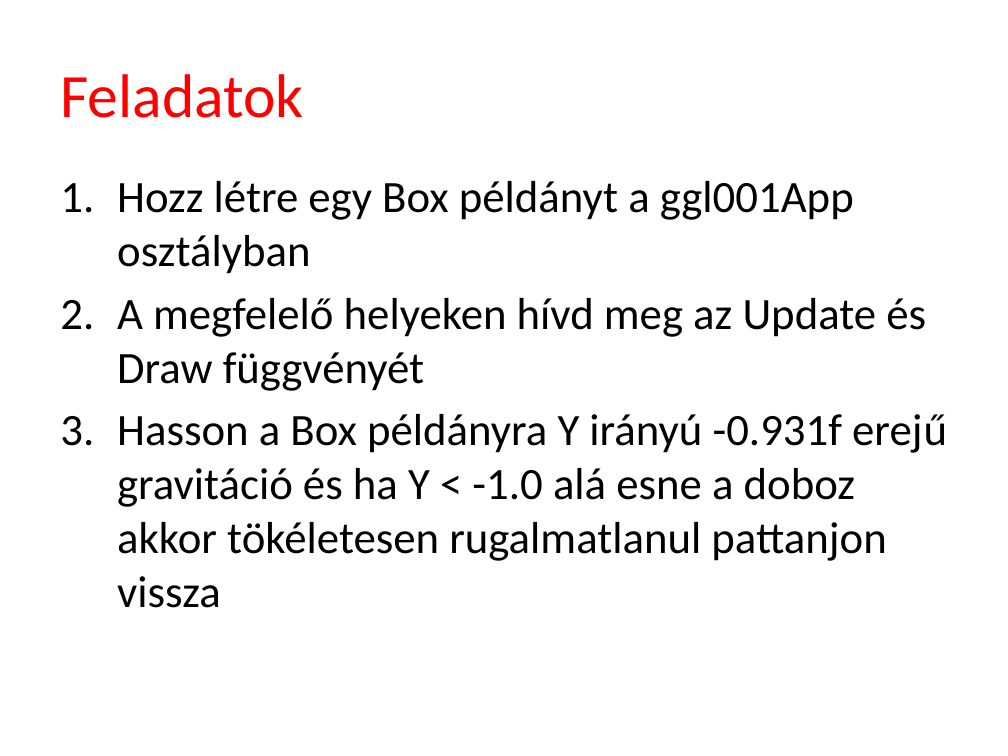
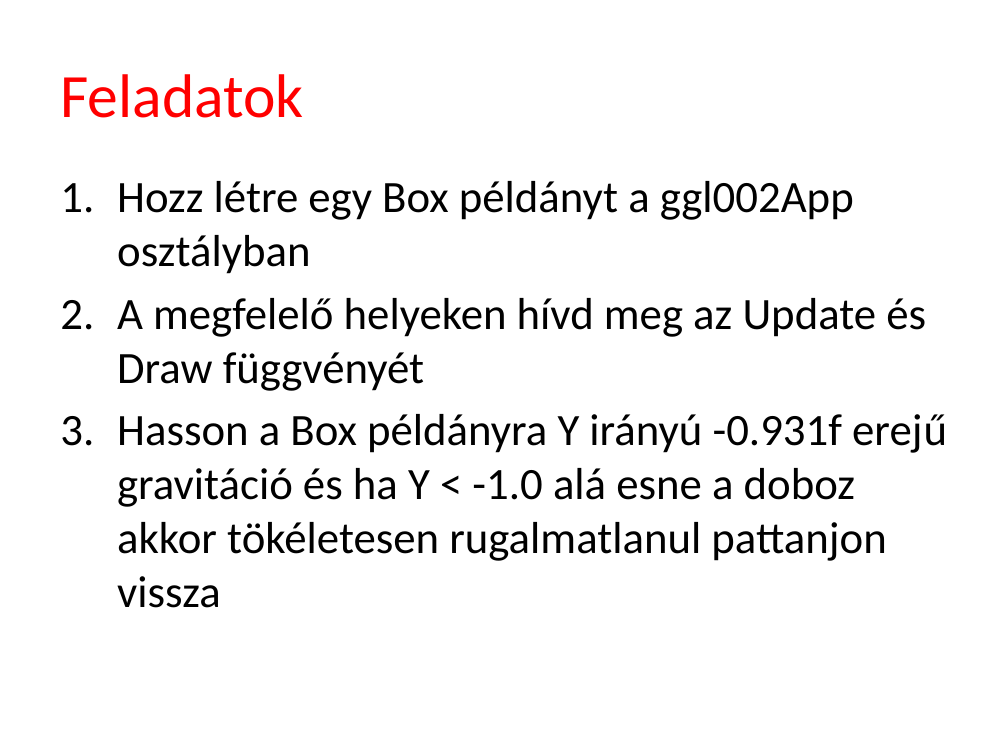
Before and after one commit to tyekx/dx12, a slide deck: slide 18 of Slides/ggl002-Libraries.pptx. Drawn at 1008x756 pixels with LibreOffice and Linux fonts; fonts in the diff are those of the drawing; background and template pictures are left out. Boxes give left, top, right and bottom in pixels: in the first picture for what was removed or moved away, otherwise in the second. Text is boxed around its words. In the diff, an @@ line names an element or a change of style, - is before the commit and + after.

```diff
--- a/Slides/ggl002-Libraries.pptx
+++ b/Slides/ggl002-Libraries.pptx
@@ text at [117, 181, 854, 274]: text changed @@
-1. Hozz létre egy Box példányt a ggl001App osztályban
+1. Hozz létre egy Box példányt a ggl002App osztályban
```
Also in this commit, not shown: 7 other slides changed, 7 other files.
